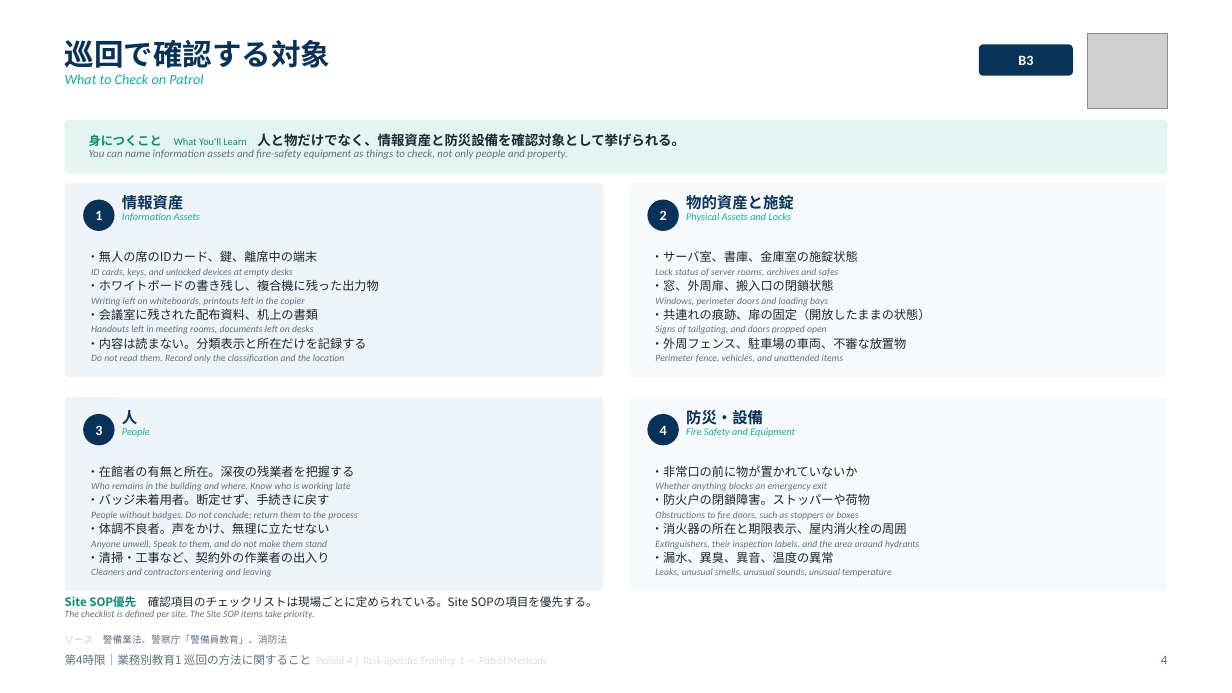
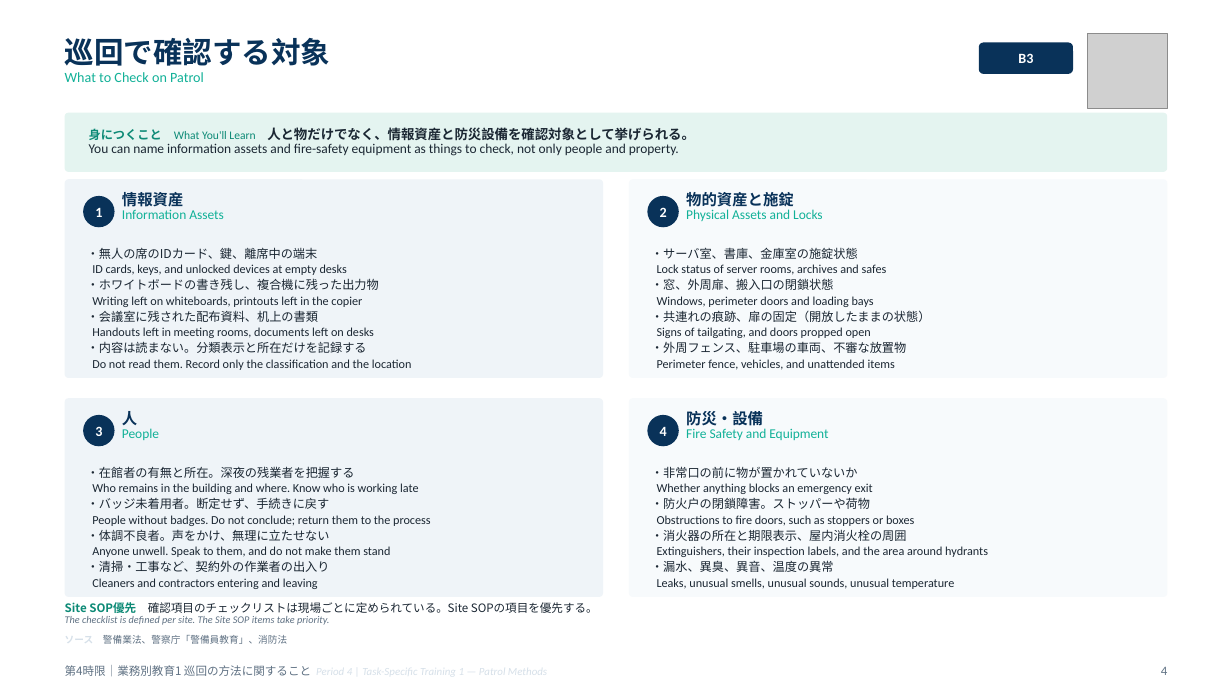
Before and after one commit to hrsmhiroshi-cpu/Training-, a slide deck: slide 4 of decks/03_4限_巡回.pptx. Drawn at 1232x693 pixels with LibreOffice and Linux fonts; fonts in the diff are those of the drawing; grey boxes stand for pictures. Boxes give left, top, right and bottom in pixels: in the first picture for what was removed or moved away, otherwise in the second. Text is boxed around its words. In the diff, an @@ line names an element or a change of style, - is before the commit and + after.

```diff
--- a/decks/03_4限_巡回.pptx
+++ b/decks/03_4限_巡回.pptx
@@ text at [65,72,204,82]: italic off in "What to Check on Patrol" @@
@@ rounded rectangle: place and size @@
-rounded rectangle at [65,120,1167,174]
+rounded rectangle at [65,113,1167,172]
@@ rounded rectangle at [65,113,1167,172]: proportions changed @@
@@ text "身につくこと What You'll Learn 人と物だけでなく、情報資産と防災設備を確認対象として挙げられる。" at [89,127,695,156]: size 8 to 9 pt in "What You'll Learn"; size 8.5 to 10.5 pt, text colour #5F7183 to #1B2733, italic off in "You can name information assets and fire-safety ..." @@
@@ rounded rectangle: place and size @@
-rounded rectangle at [65,183,604,377]
+rounded rectangle at [65,179,604,378]
@@ rounded rectangle: place and size @@
-rounded rectangle at [629,183,1168,377]
+rounded rectangle at [629,179,1168,378]
@@ ellipse: place and size @@
-ellipse at [83,200,115,231]
+ellipse at [83,196,115,227]
@@ text at [122,209,224,219]: size 8 to 10.5 pt, italic off in "Information Assets" @@
@@ ellipse: place and size @@
-ellipse at [648,200,679,231]
+ellipse at [648,196,679,227]
@@ text at [686,209,823,221]: size 8 to 10.5 pt, italic off in "Physical Assets and Locks" @@
@@ text at [92,264,412,370]: size 7.5 to 9.5 pt, text colour #5F7183 to #1B2733, italic off in "ID cards, keys, and unlocked devices at ...", "Writing left on whiteboards, printouts left in ...", "Handouts left in meeting rooms, documents left ...", "Do not read them. Record only the ..." @@
@@ text at [657,264,895,370]: size 7.5 to 9.5 pt, text colour #5F7183 to #1B2733, italic off in "Lock status of server rooms, archives and ...", "Windows, perimeter doors and loading bays", "Signs of tailgating, and doors propped open", "Perimeter fence, vehicles, and unattended items" @@
@@ rounded rectangle: place and size @@
-rounded rectangle at [65,397,604,592]
+rounded rectangle at [65,398,604,597]
@@ rounded rectangle: place and size @@
-rounded rectangle at [629,397,1168,592]
+rounded rectangle at [629,398,1168,597]
@@ text at [122,428,159,440]: size 8 to 10.5 pt, italic off in "People" @@
@@ text at [686,428,828,440]: size 8 to 10.5 pt, italic off in "Fire Safety and Equipment" @@
@@ text at [92,483,431,589]: size 7.5 to 9.5 pt, text colour #5F7183 to #1B2733, italic off in "Who remains in the building and where. ...", "People without badges. Do not conclude; return ...", "Anyone unwell. Speak to them, and do ...", "Cleaners and contractors entering and leaving" @@
@@ text at [657,483,988,589]: size 7.5 to 9.5 pt, text colour #5F7183 to #1B2733, italic off in "Whether anything blocks an emergency exit", "Obstructions to fire doors, such as stoppers ...", "Extinguishers, their inspection labels, and the area ...", "Leaks, unusual smells, unusual sounds, unusual temperature" @@
@@ text at [65,616,330,625]: size 7.5 to 8 pt in "The checklist is defined per site. The ..." @@
@@ text "第4時限｜業務別教育1 巡回の方法に関すること Period 4 | ...": place and size @@
-text "第4時限｜業務別教育1 巡回の方法に関すること Period 4 | ..." at [65,654,311,665]
+text "第4時限｜業務別教育1 巡回の方法に関すること Period 4 | ..." at [65,665,311,676]
@@ text "4": place and size @@
-text "4" at [1161,656,1167,664]
+text "4" at [1161,667,1167,675]
```
Also in this commit, not shown: 9 other slides changed, 7 other files.
